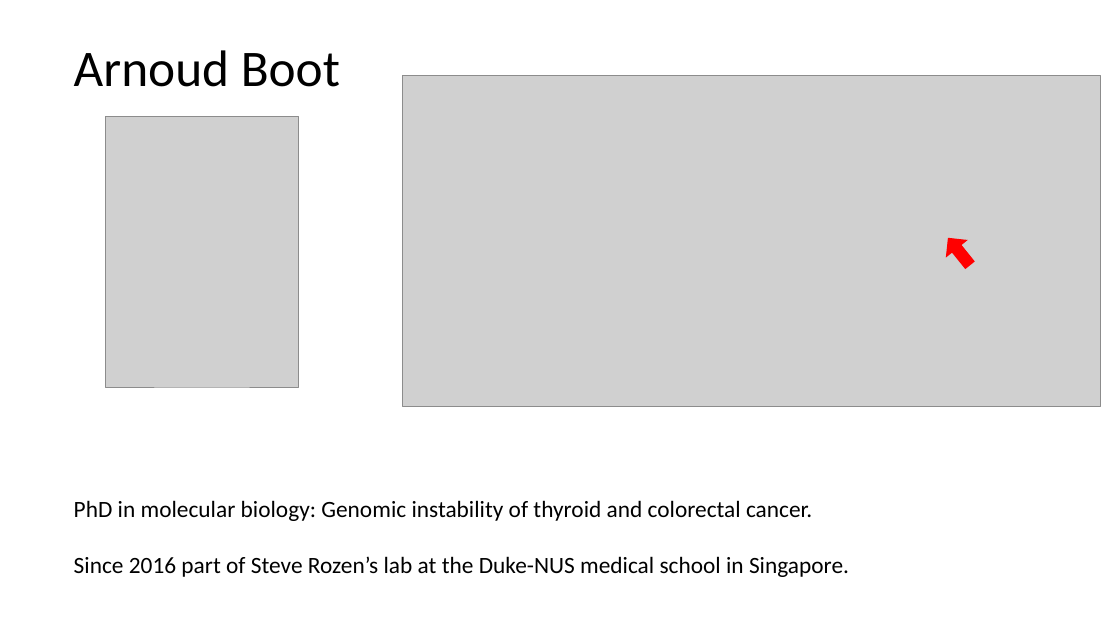
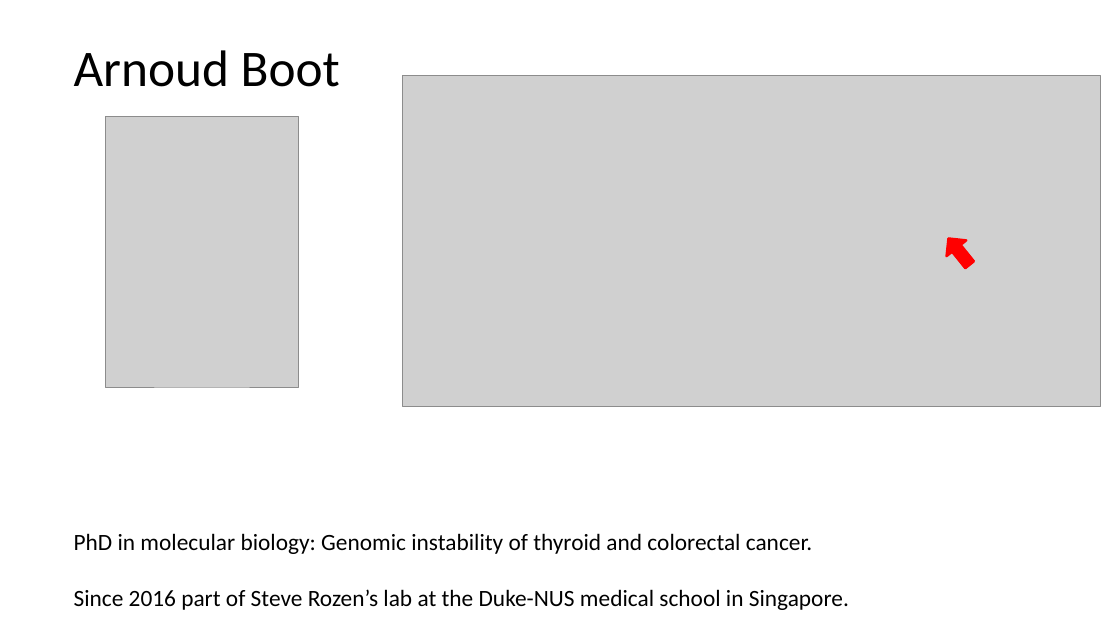
Before and after one commit to steverozen/ISMB.mutsig.tutorial, a slide deck: slide 8 of Tut1.Lecture.0.short.intro.pptx. Drawn at 1120x630 pixels with LibreOffice and Linux fonts; fonts in the diff are those of the drawing; grey boxes stand for pictures. Boxes give left, top, right and bottom in pixels: in the first picture for what was removed or moved away, otherwise in the second. Text is boxed around its words. In the diff, an @@ line names an element or a change of style, - is before the commit and + after.

```diff
--- a/Tut1.Lecture.0.short.intro.pptx
+++ b/Tut1.Lecture.0.short.intro.pptx
@@ text "Arnoud Boot" rewrapped from (74,50,849,577) to (74,50,849,610) @@
```
Also in this commit, not shown: 11 other slides changed, 3 slides added.
